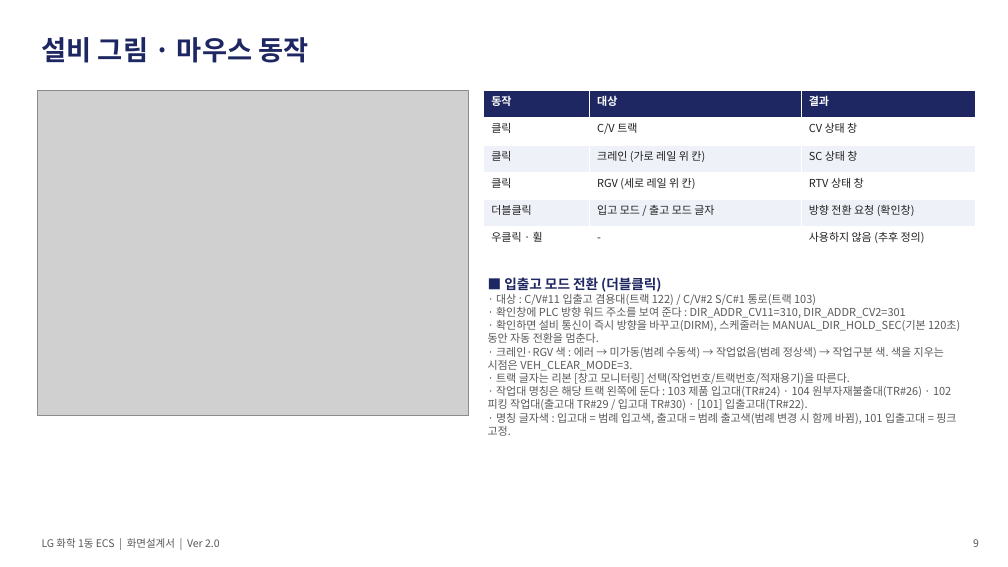
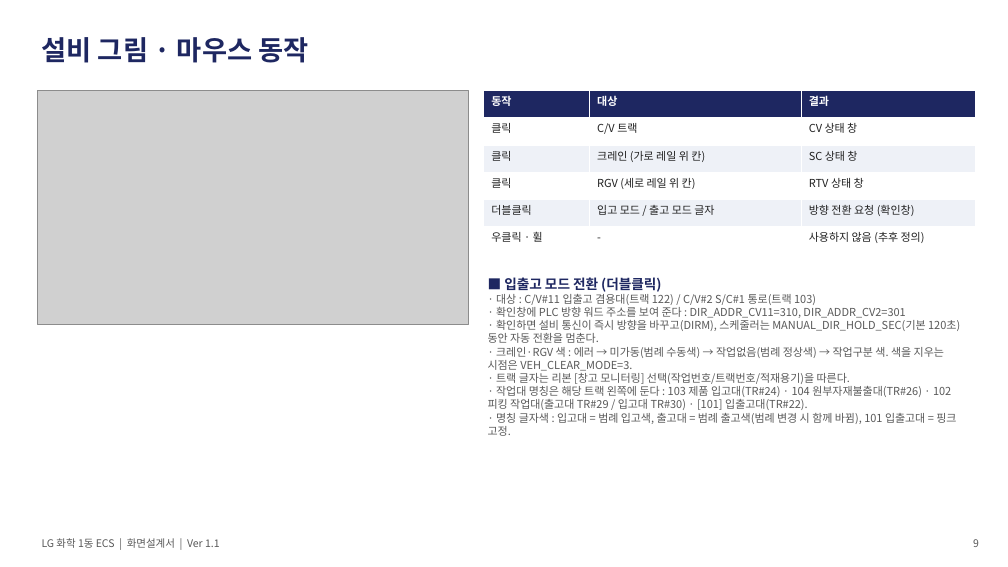
Before and after one commit to yeorijby-coder/LGLS_ALL, a slide deck: slide 9 of docs/산출물_20260921/06_ECS_화면설계서.pptx. Drawn at 1008x567 pixels with LibreOffice and Linux fonts; fonts in the diff are those of the drawing; grey boxes stand for pictures. Boxes give left, top, right and bottom in pixels: in the first picture for what was removed or moved away, otherwise in the second. Text is boxed around its words. In the diff, an @@ line names an element or a change of style, - is before the commit and + after.

```diff
--- a/docs/산출물_20260921/06_ECS_화면설계서.pptx
+++ b/docs/산출물_20260921/06_ECS_화면설계서.pptx
@@ picture resized from (x1=38, y1=91, x2=469, y2=415) to (x1=38, y1=91, x2=469, y2=324) @@
@@ text at (x1=42, y1=538, x2=220, y2=548): text changed @@
-LG 화학 1동 ECS | 화면설계서 | Ver 2.0
+LG 화학 1동 ECS | 화면설계서 | Ver 1.1
```
Also in this commit, not shown: 24 other slides changed, 2 slides removed, 2 other files.
